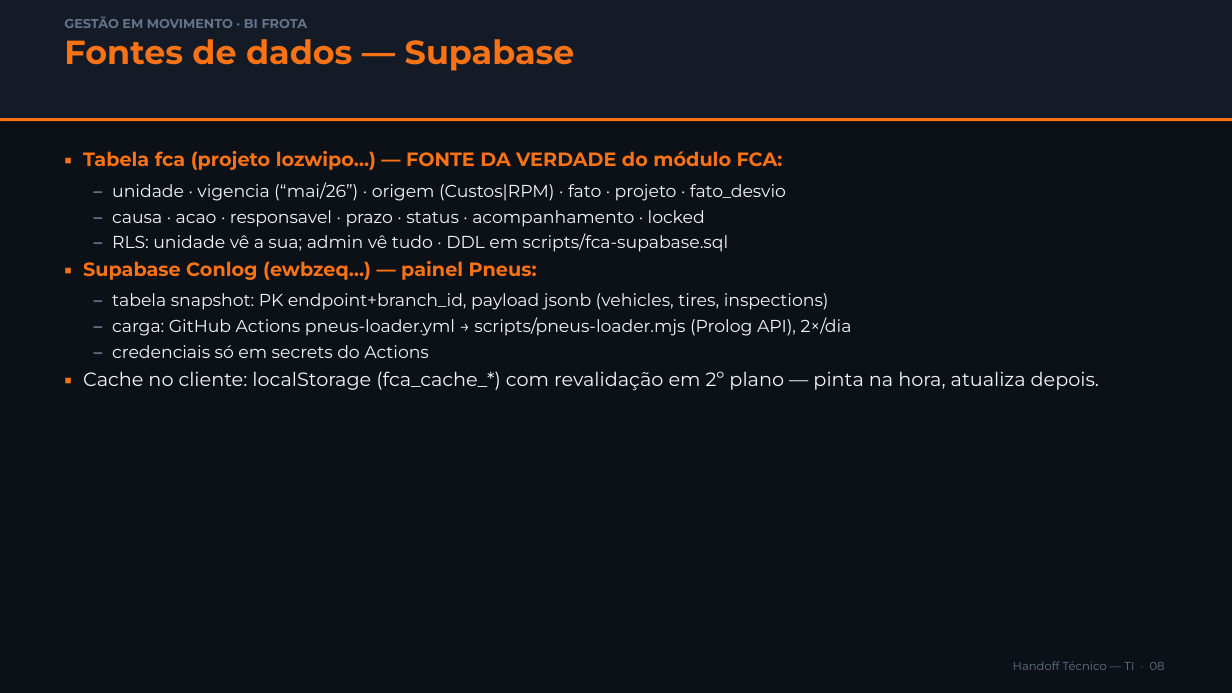
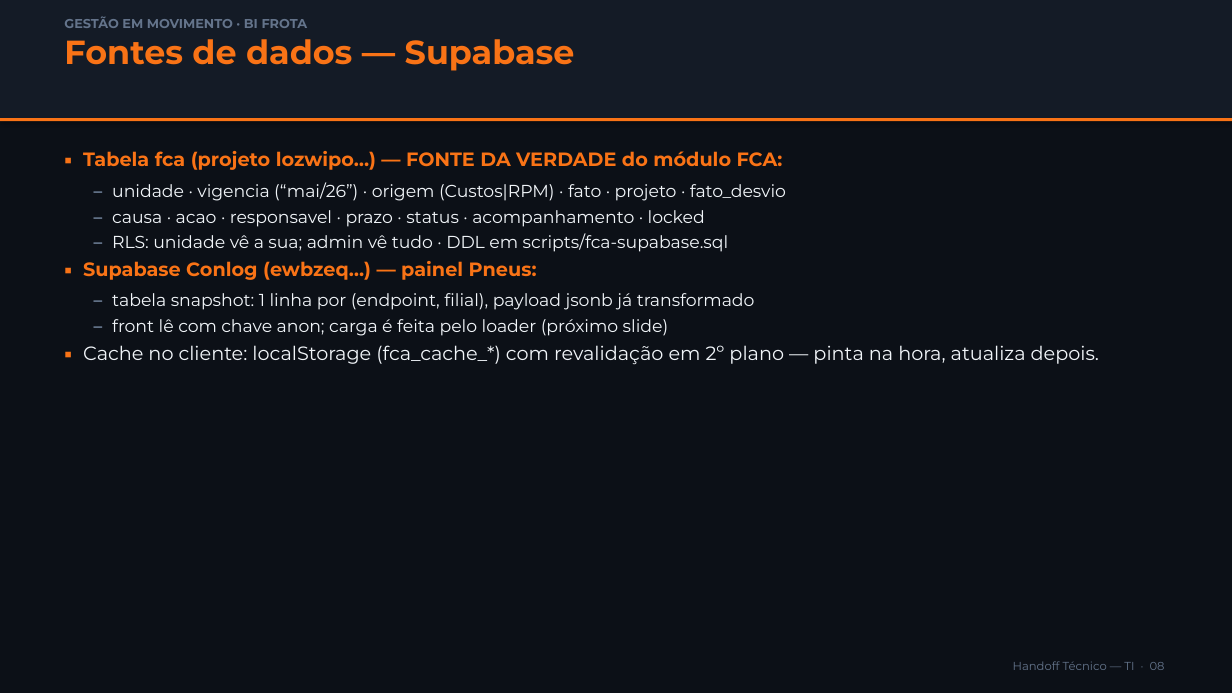
Before and after one commit to fortesindicadores-byte/Projeto-BI-App, a slide deck: slide 8 of docs/Gestao-em-Movimento_Tecnico-TI.pptx. Drawn at 1232x693 pixels with LibreOffice and Linux fonts; fonts in the diff are those of the drawing. Boxes give left, top, right and bottom in pixels: in the first picture for what was removed or moved away, otherwise in the second. Text is boxed around its words. In the diff, an @@ line names an element or a change of style, - is before the commit and + after.

```diff
--- a/docs/Gestao-em-Movimento_Tecnico-TI.pptx
+++ b/docs/Gestao-em-Movimento_Tecnico-TI.pptx
@@ text at [112, 293, 755, 336]: text changed @@
-– tabela snapshot: PK endpoint+branch_id, payload jsonb (vehicles, tires, inspections)
-– carga: GitHub Actions pneus-loader.yml → scripts/pneus-loader.mjs (Prolog API), 2×/dia
-– credenciais só em secrets do Actions
+– tabela snapshot: 1 linha por (endpoint, filial), payload jsonb já transformado
+– front lê com chave anon; carga é feita pelo loader (próximo slide)
```
Also in this commit, not shown: 7 other slides changed, 1 slide added, 1 other file.
